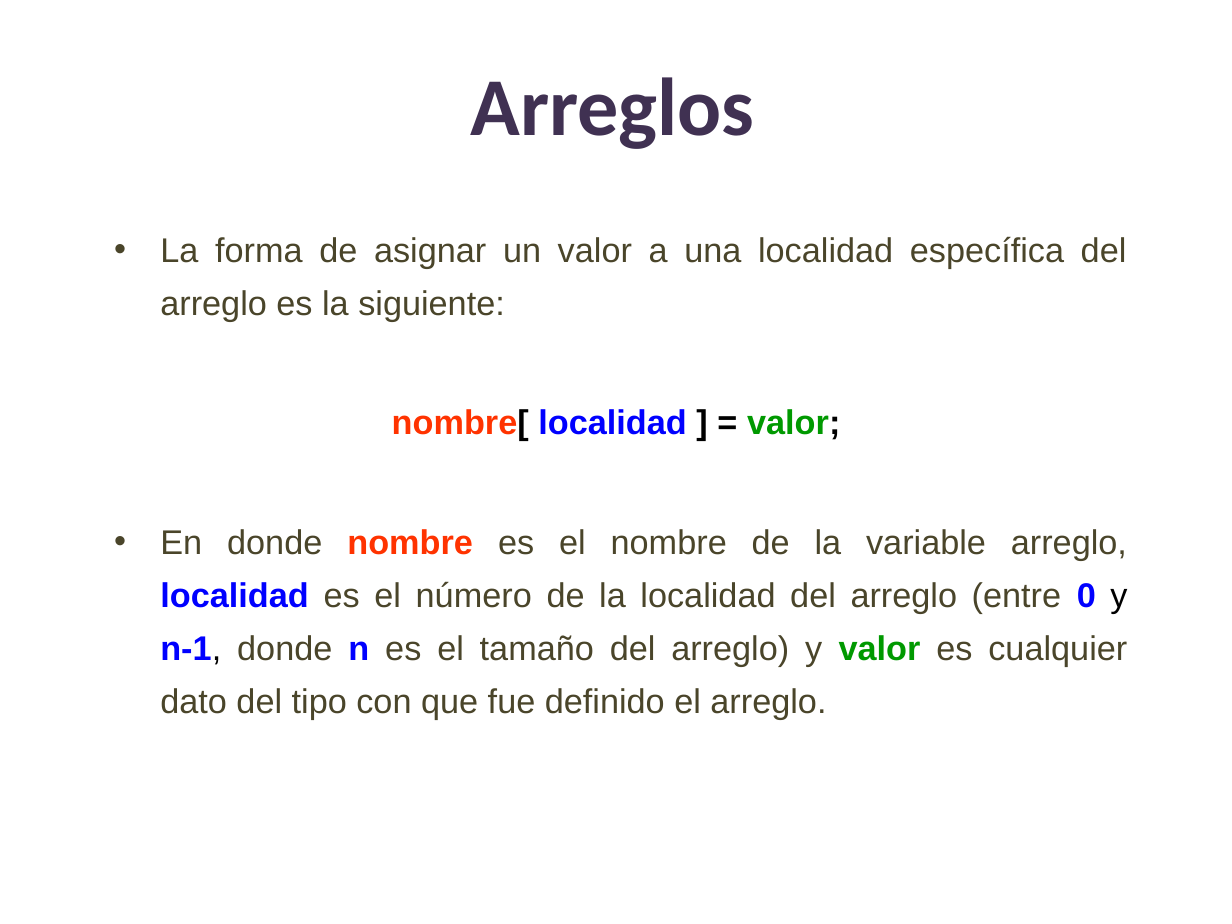
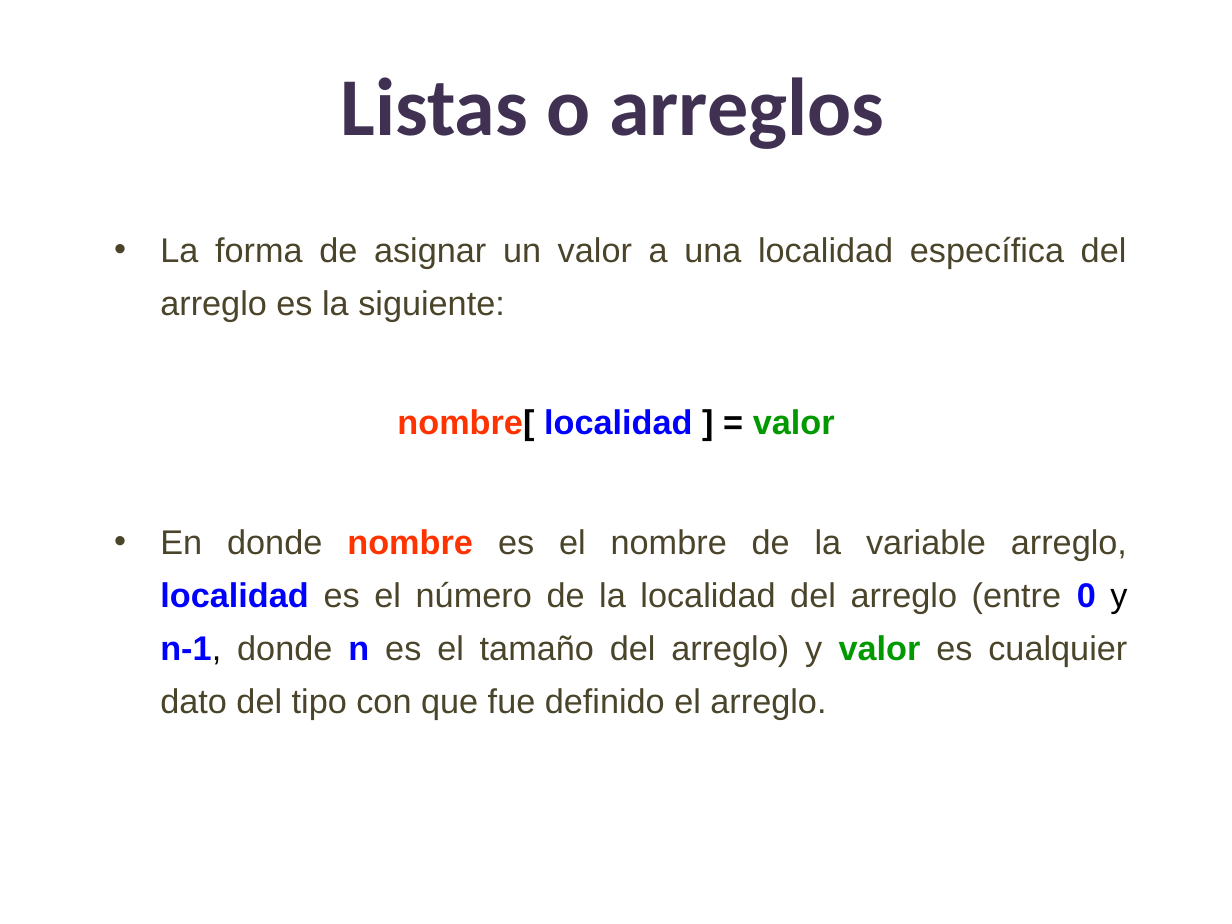
Before and after one commit to lizetheP/PensamientoC, a slide deck: slide 13 of calendario/documentos/7_Listas_Arreglos.pptx (slide 14 before the commit). Drawn at 1232x924 pixels with LibreOffice and Linux fonts; fonts in the diff are those of the drawing. Boxes give left, top, right and bottom in pixels: in the first picture for what was removed or moved away, otherwise in the second. Text is boxed around its words. In the diff, an @@ line names an element or a change of style, - is before the commit and + after.

```diff
--- a/calendario/documentos/7_Listas_Arreglos.pptx
+++ b/calendario/documentos/7_Listas_Arreglos.pptx
@@ title at (341,77,884,149): text changed @@
-Arreglos
+Listas o arreglos
@@ text at (397,409,835,441): text changed @@
-nombre[ localidad ] = valor;
+nombre[ localidad ] = valor
```
Also in this commit, not shown: 12 other slides changed, 13 slides added, 4 slides removed, 6 other files.
